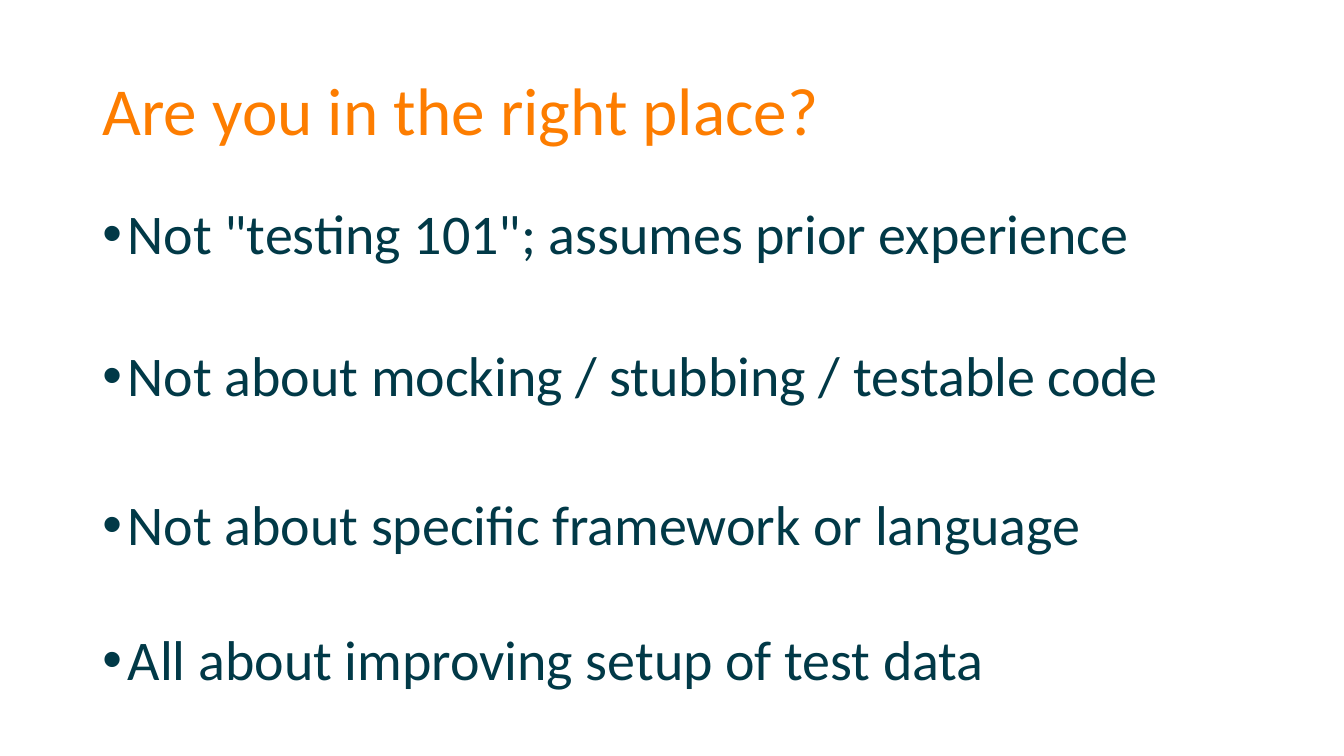
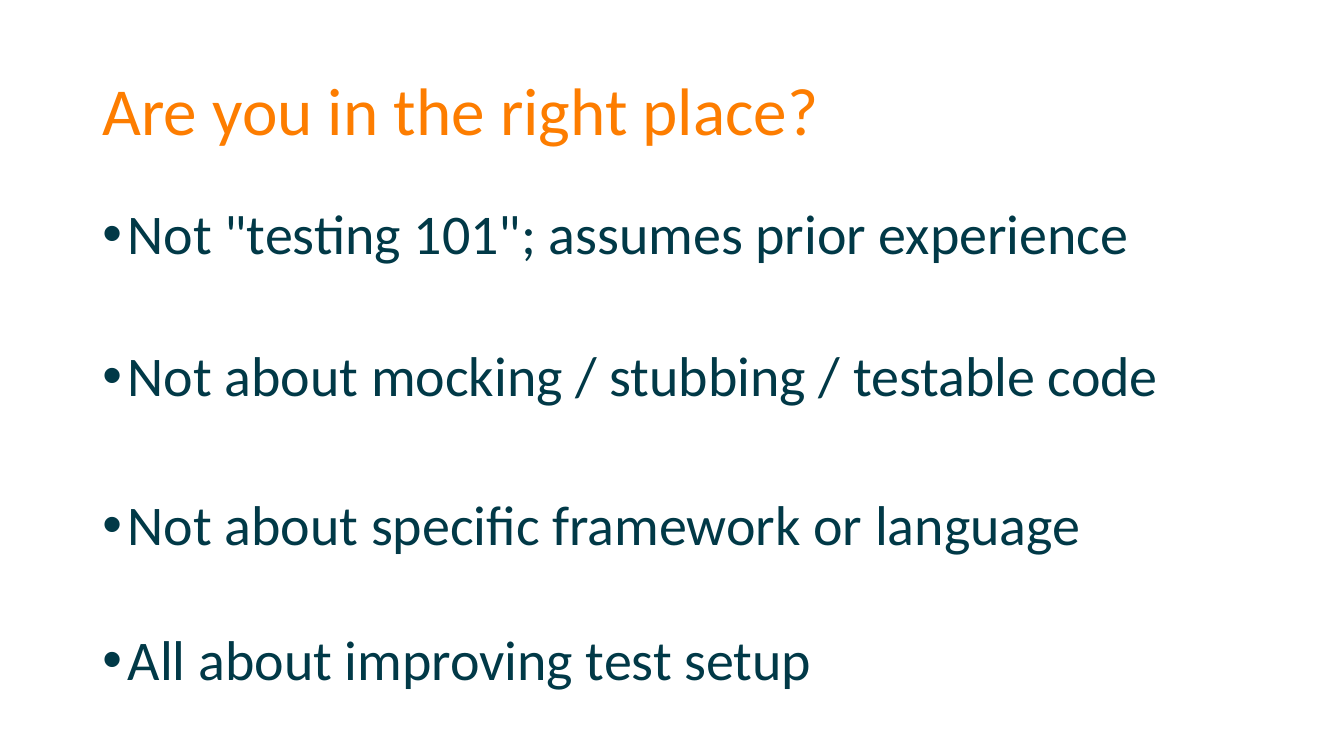
Before and after one commit to spetryjohnson/Talk-Patterns_of_Effective_Test_Setup, a slide deck: slide 2 of POETS - CodeMash 2017.pptx. Drawn at 1344x756 pixels with LibreOffice and Linux fonts; fonts in the diff are those of the drawing. Boxes give left, top, right and bottom in pixels: in the first picture for what was removed or moved away, otherwise in the second. Text is boxed around its words. In the diff, an @@ line names an element or a change of style, - is before the commit and + after.

```diff
--- a/POETS - CodeMash 2017.pptx
+++ b/POETS - CodeMash 2017.pptx
@@ text at <box>128,641,811,690</box>: text changed @@
-• All about improving setup of test data
+• All about improving test setup
```
Also in this commit, not shown: 2 other slides changed, 16 slides added, 2 slides removed, 1 other file.
